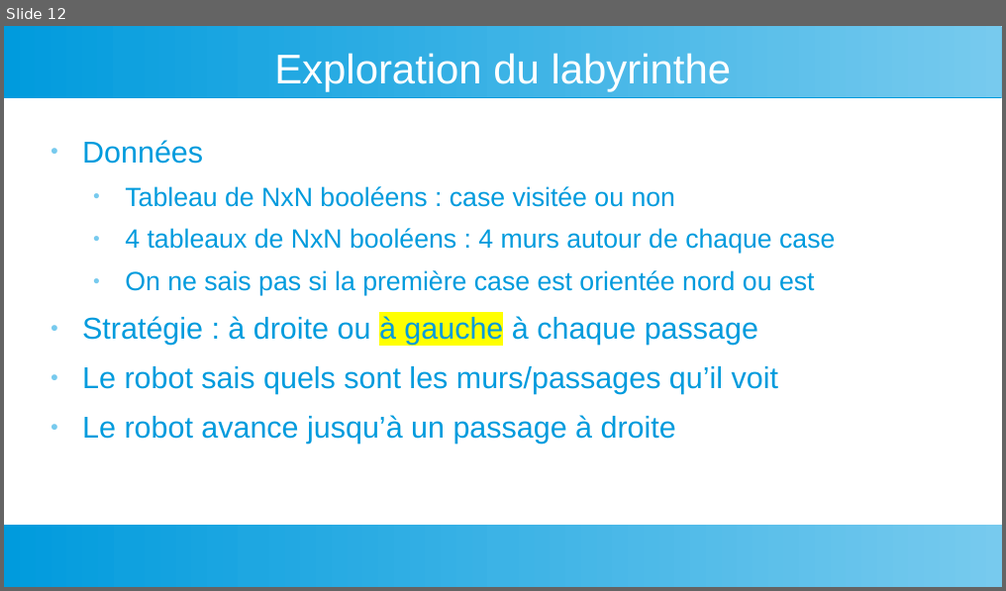
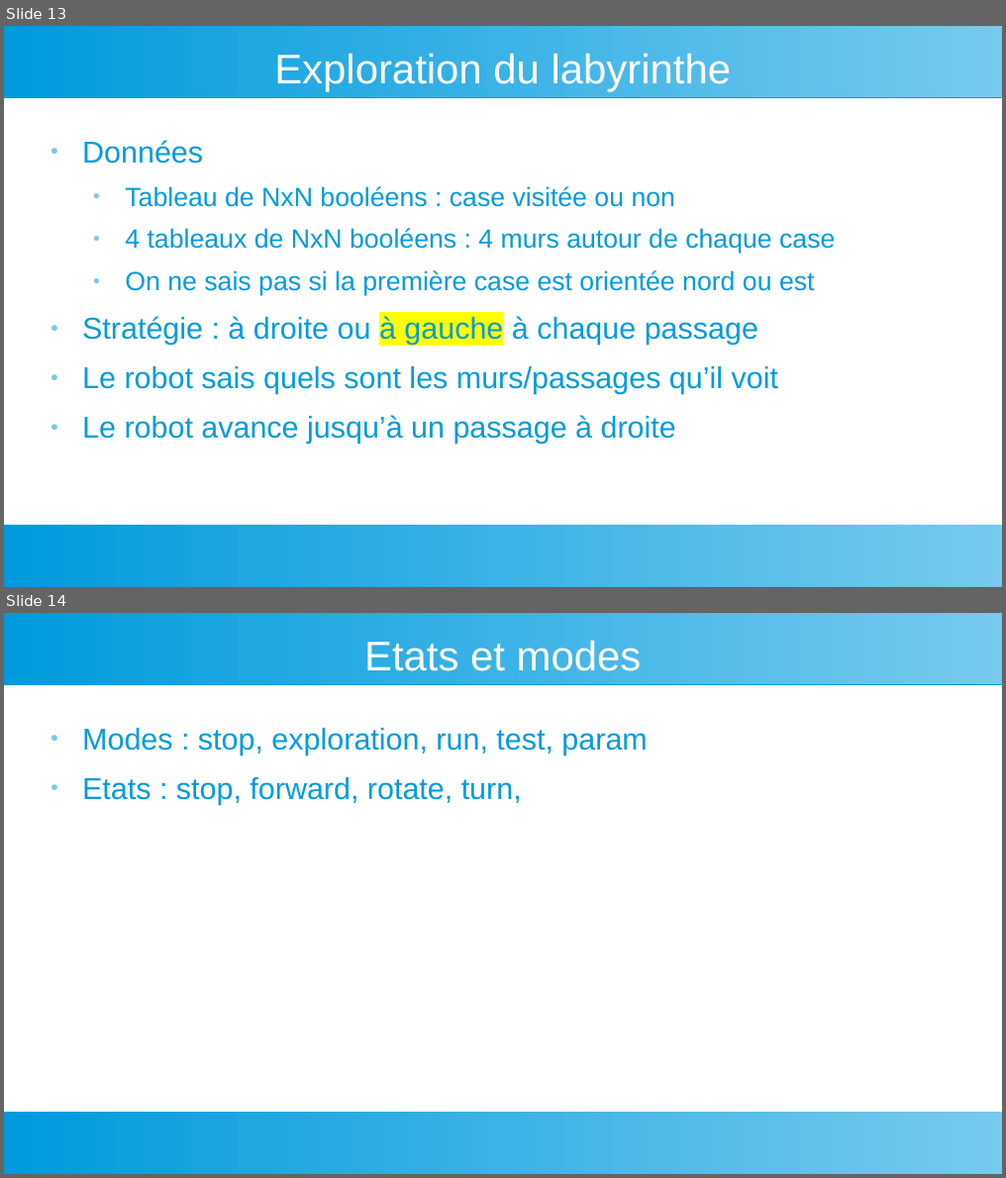
Before and after one commit to LaFabrickMassy/Projet-Fablab, a slide deck: Robotique/Micromouse/Micromouse.odp. Shown one above the other, each under a label of ours: slide 12 before the commit, slides 13 and 14 after it. The pictures are 1006x591 and 1006x1178 pixels, drawn with LibreOffice and Linux fonts; fonts in the diff are those of the drawing. Boxes give left, top, right and bottom in pixels: in the first picture for what was removed or moved away, otherwise in the second. Text is boxed around its words. In the diff, an @@ line names an element or a change of style, - is before the commit and + after.

```diff
--- a/Robotique/Micromouse/Micromouse.odp
+++ b/Robotique/Micromouse/Micromouse.odp
@@ slide 14 added at (4,613,1002,1174), background #FFFFFF; not listed: 2 template elements that a slide beside it also shows @@
@@ title added at (364,640,642,671), 33 pt, text #FFFFFF @@
+Etats et modes
@@ text added at (82,728,647,805), 24 pt, text #009BDD @@
+● Modes : stop, exploration, run, test, param
+● Etats : stop, forward, rotate, turn,
@@ what was slide 12 is now slide 13 @@
```
Also in this commit, not shown: 5 other slides added.
